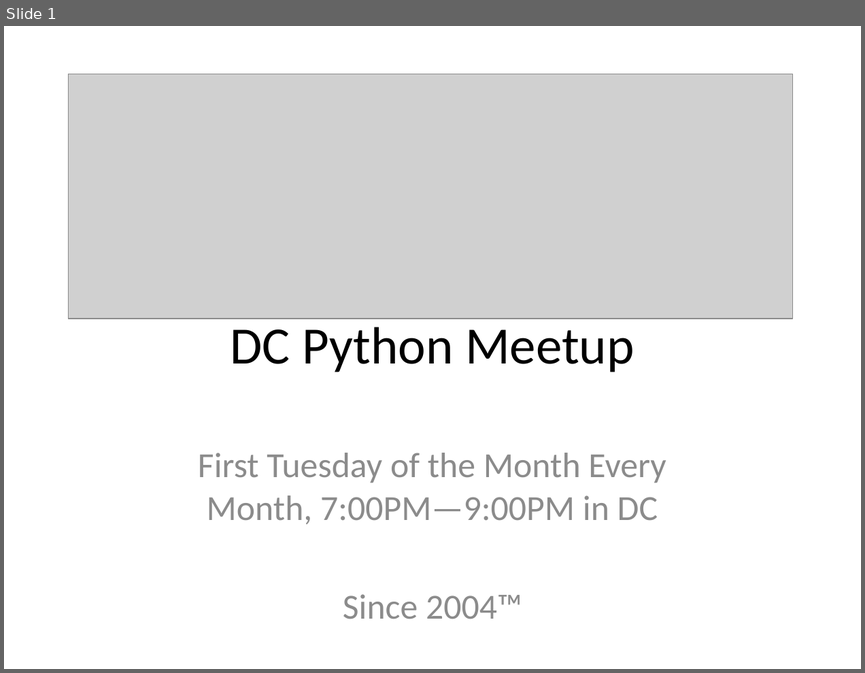
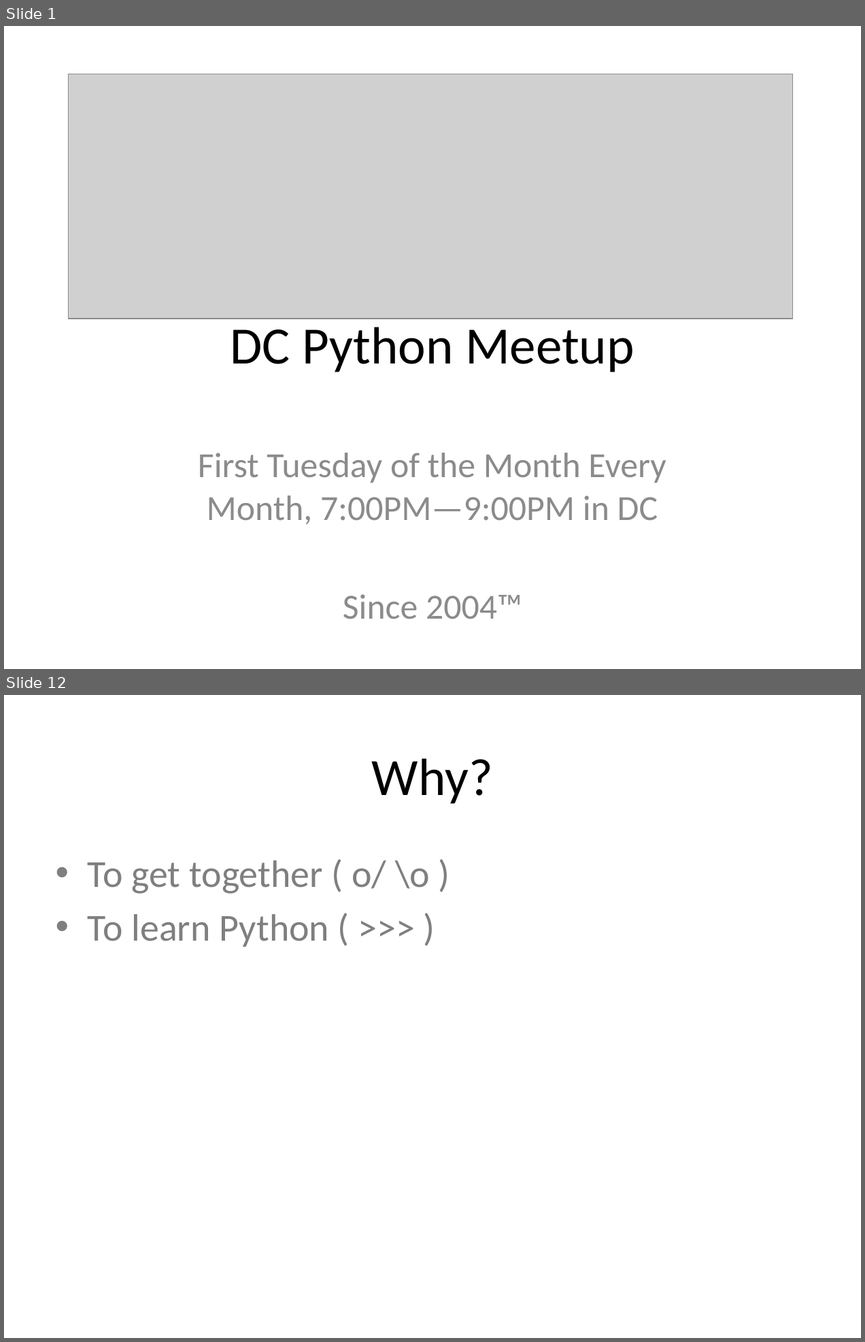
Before and after one commit to DCPython/generic-meetup-slides, a slide deck: DC Python Generic Meetup Slides.pptx. Shown one above the other, each under a label of ours: slide 1 before the commit, slides 1 and 12 after it; the slides between them are not shown. The pictures are 865x673 and 865x1342 pixels, drawn with LibreOffice and Linux fonts; fonts in the diff are those of the drawing; grey boxes stand for pictures. Boxes give left, top, right and bottom in pixels: in the first picture for what was removed or moved away, otherwise in the second. Text is boxed around its words. In the diff, an @@ line names an element or a change of style, - is before the commit and + after.

```diff
--- a/DC Python Generic Meetup Slides.pptx
+++ b/DC Python Generic Meetup Slides.pptx
@@ slide 12 added at <box>4,695,861,1338</box>, background #FFFFFF @@
@@ title added at <box>372,758,493,804</box>, 44 pt, text #000000 @@
+Why?
@@ text added at <box>88,860,430,947</box>, 32 pt, text #7F7F7F @@
+• To get together ( o/ \o )
+• To learn Python ( >>> )
```
Also in this commit, not shown: 3 slides changed, 12 other slides added.
